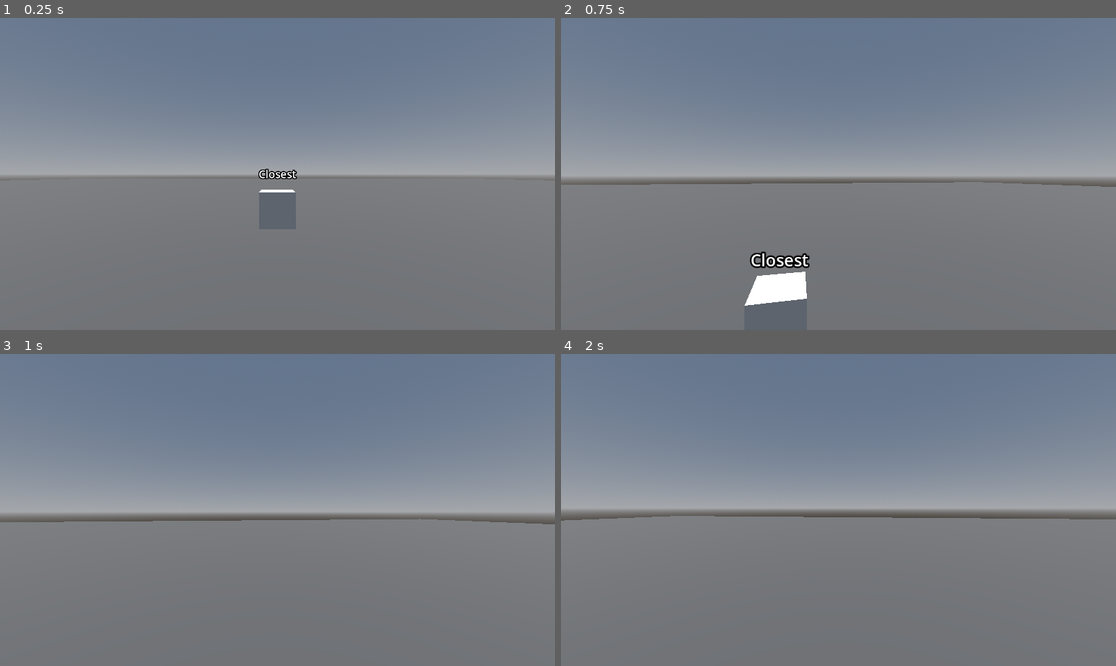
Above: before the commit, frames 1-4 (two rows, left to right).
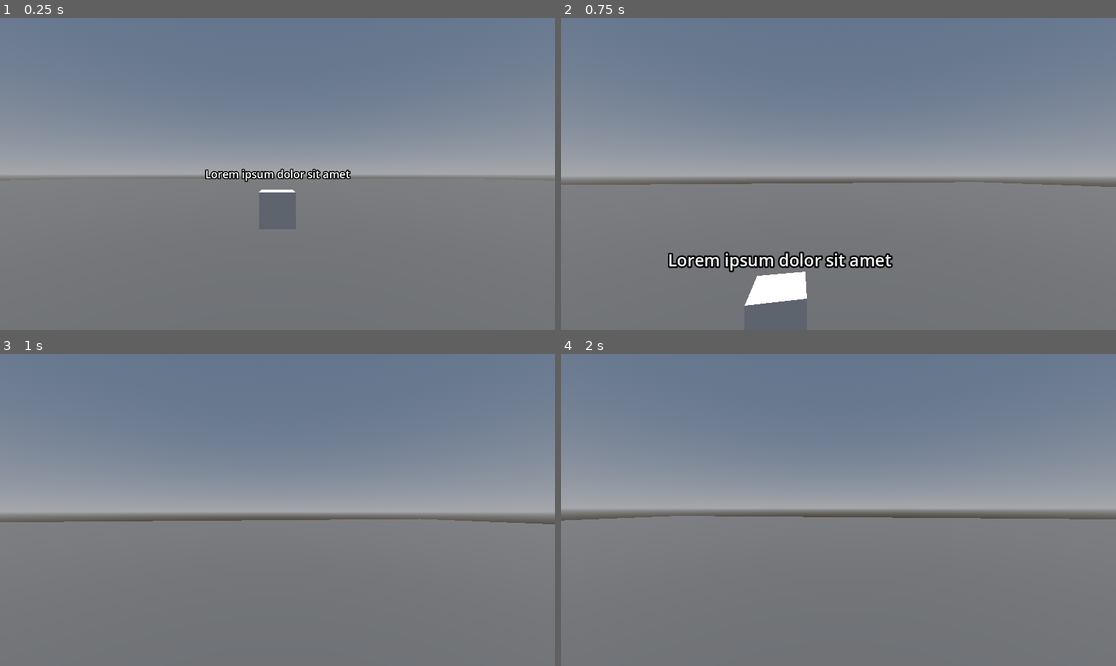
Above: after the commit, the same moments.

Repository: MASSHUU12/godot-interaction-system
Game: Godot game, scene res://example/Main.tscn
The game is run twice, just before and just after one commit, with the same random seed, the same clock (stepped at 60 frames per second) and the same inputs.
Inputs (mouse positions are in pixels of both pictures, inside the frame that each line leads up to):
- Up to frame 1 (0.25 s): no input
- Up to frame 2 (0.75 s): tap Enter (ui_accept) at 0.5 s; move the mouse to (866, 174) at 0.52 s; hold W (move_forward) from 0.53 s (still down)
- Up to frame 3 (1 s): keep holding W (move_forward); tap Enter (ui_accept) at 0.77 s
- Up to frame 4 (2 s): keep holding W (move_forward); move the mouse to (810, 510) at 1.27 s; tap Enter (ui_accept) at 1.52 s

The runs differ from the first frame. In frame 1, 0.6% of the frame differs, in the area x 36-64%, y 48-53%; in frame 2, 1.5%, in the area x 19-60%, y 74-82%; in frame 3, nothing differs; in frame 4, nothing differs.

Commit message:
Fixed warnings from CharacterBody3DInteractor

Diff:
--- a/example/player/Player.tscn
+++ b/example/player/Player.tscn
@@ -30,8 +30,7 @@
 [node name="CollisionShape3D" type="CollisionShape3D" parent="Area3D"]
 shape = SubResource("BoxShape3D_0a8oh")
 
-[node name="CharacterBody3DInteractor" type="Node3D" parent="." node_paths=PackedStringArray("ray_cast_3d", "area_3d")]
+[node name="CharacterBody3DInteractor" type="Node3D" parent="." node_paths=PackedStringArray("ray_cast_3d")]
 script = ExtResource("2_l8yjm")
 action_name = "interact"
 ray_cast_3d = NodePath("../Camera3D/RayCast3D")
-area_3d = NodePath("../Area3D")
Not shown, changed: addons/godot_interaction/godot_interaction.gd
Not shown, changed: CHANGELOG.md
